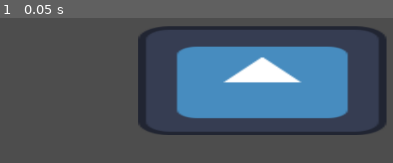
Above: before the commit, frame 1.
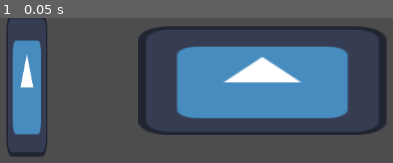
Above: after the commit, the same moment.

Repository: marinatrivino/practicaGit
Game: Godot game, scene res://node_2d.tscn
Same seed, same stepped clock (60 frames per second), same inputs: the game is played once before the commit and once after it. The project has no main scene, so this scene is started directly. The engine's default icon, where the game draws it, is replaced by a stand-in: a white triangle on a blue panel in a dark square.
Inputs:
- Up to frame 1 (0.05 s): no input

The runs differ from the first frame. In frame 1, 5.9% of the frame differs, in the area x 1-12%, y 0-96%.

Commit message:
Segundo commit

Diff:
--- a/node_2d.tscn
+++ b/node_2d.tscn
@@ -1,8 +1,19 @@
-[gd_scene load_steps=3 format=3 uid="uid://fcg2kv43uenw"]
+[gd_scene load_steps=4 format=3 uid="uid://fcg2kv43uenw"]
 
 [ext_resource type="Texture2D" uid="uid://d1bwth30y2vr7" path="res://icon.svg" id="1_wtcfe"]
 
 [sub_resource type="SpriteFrames" id="SpriteFrames_0e48y"]
+animations = [{
+"frames": [{
+"duration": 1.0,
+"texture": ExtResource("1_wtcfe")
+}],
+"loop": true,
+"name": &"default",
+"speed": 5.0
+}]
+
+[sub_resource type="SpriteFrames" id="SpriteFrames_wtcfe"]
 animations = [{
 "frames": [{
 "duration": 1.0,
@@ -21,3 +32,6 @@
 sprite_frames = SubResource("SpriteFrames_0e48y")
 
 [node name="AnimatedSprite2D2" type="AnimatedSprite2D" parent="."]
+position = Vector2(132.5, 97)
+scale = Vector2(0.460938, 1.60938)
+sprite_frames = SubResource("SpriteFrames_wtcfe")
